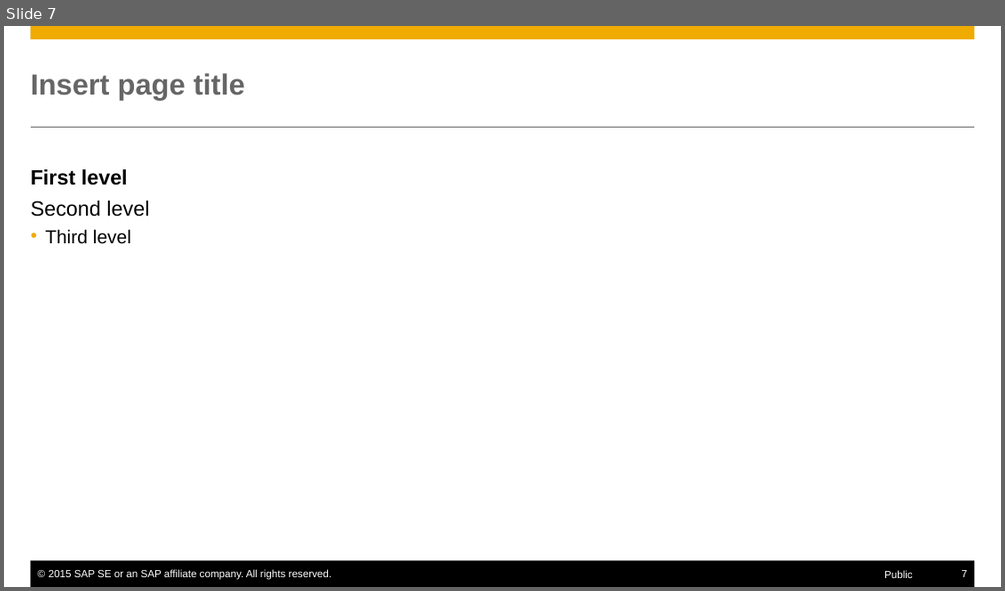
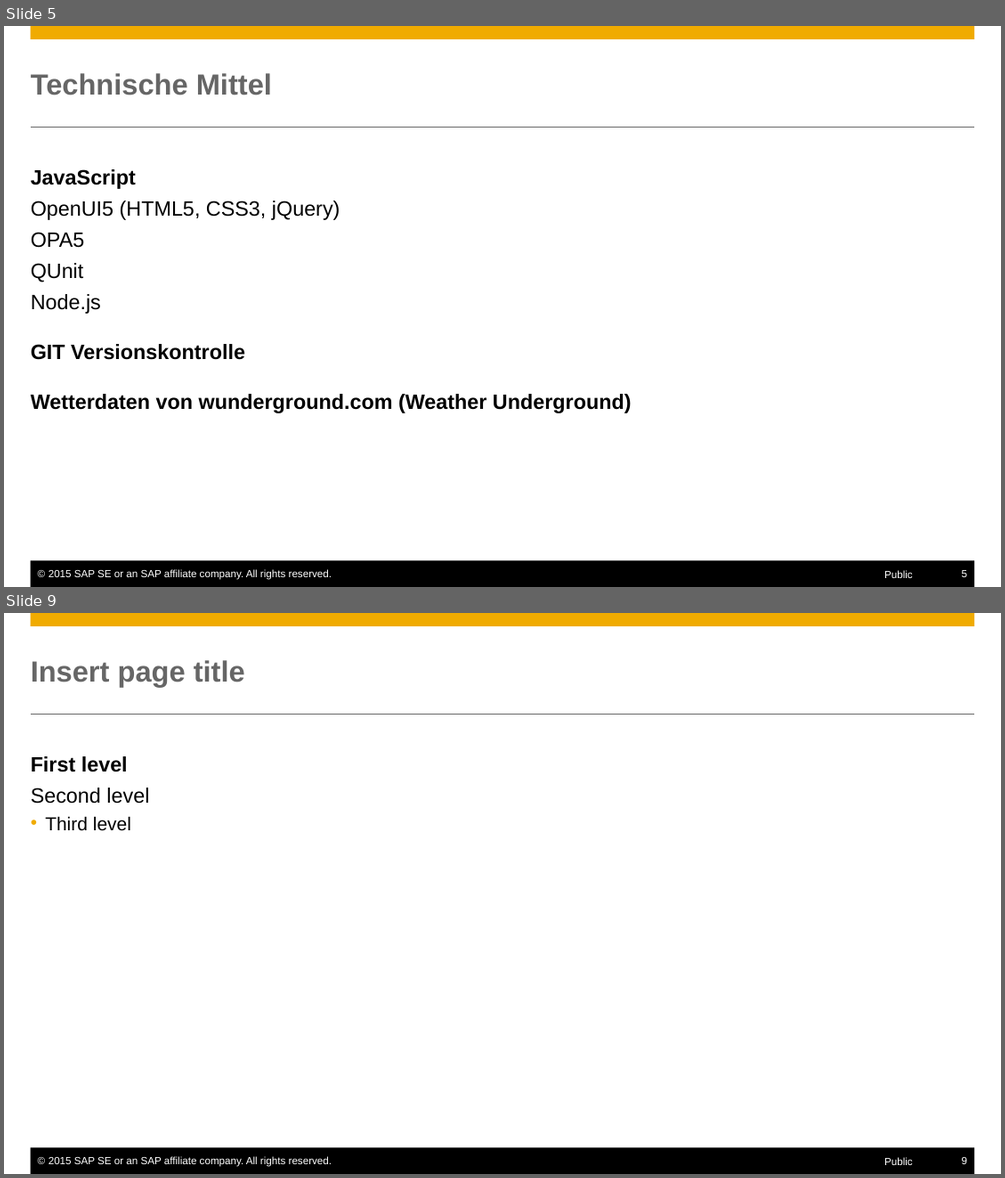
Before and after one commit to Nimuae/openui5_weather, a slide deck: Präsentation.pptx. Shown one above the other, each under a label of ours: slide 7 before the commit, slides 5 and 9 after it; the slides between them are not shown. The pictures are 1005x591 and 1005x1178 pixels, drawn with LibreOffice and Linux fonts; fonts in the diff are those of the drawing. Boxes give left, top, right and bottom in pixels: in the first picture for what was removed or moved away, otherwise in the second. Text is boxed around its words. In the diff, an @@ line names an element or a change of style, - is before the commit and + after.

```diff
--- a/Präsentation.pptx
+++ b/Präsentation.pptx
@@ slide 5 added at (x1=4, y1=26, x2=1001, y2=587), background #FFFFFF; not listed: 6 template elements that a slide beside it also shows @@
@@ title added at (x1=31, y1=73, x2=272, y2=95), 28 pt, text #666666, bold @@
+Technische Mittel
@@ text added at (x1=31, y1=169, x2=631, y2=413), 20 pt, text #000000, bold @@
+JavaScript
+  OpenUI5 (HTML5, CSS3, jQuery)
+  OPA5
+  QUnit
+  Node.js
+GIT Versionskontrolle
+Wetterdaten von wunderground.com (Weather Underground)
@@ what was slide 7 is now slide 9 @@
@@ page number at (x1=962, y1=1157, x2=967, y2=1164): text changed @@
-7
+9
```
Also in this commit, not shown: 1 slide changed, 5 other slides added, 4 slides removed, 1 other file.
